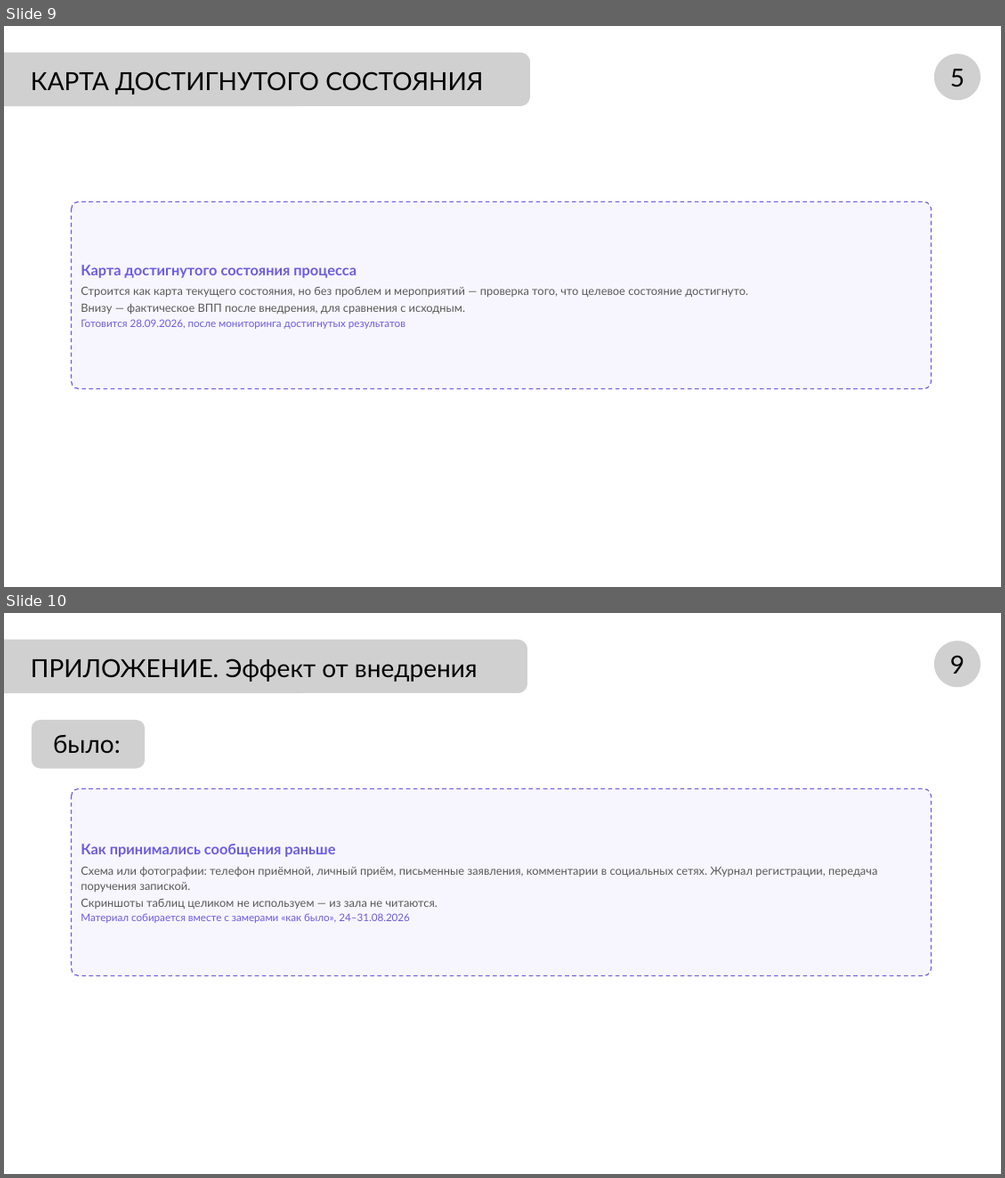
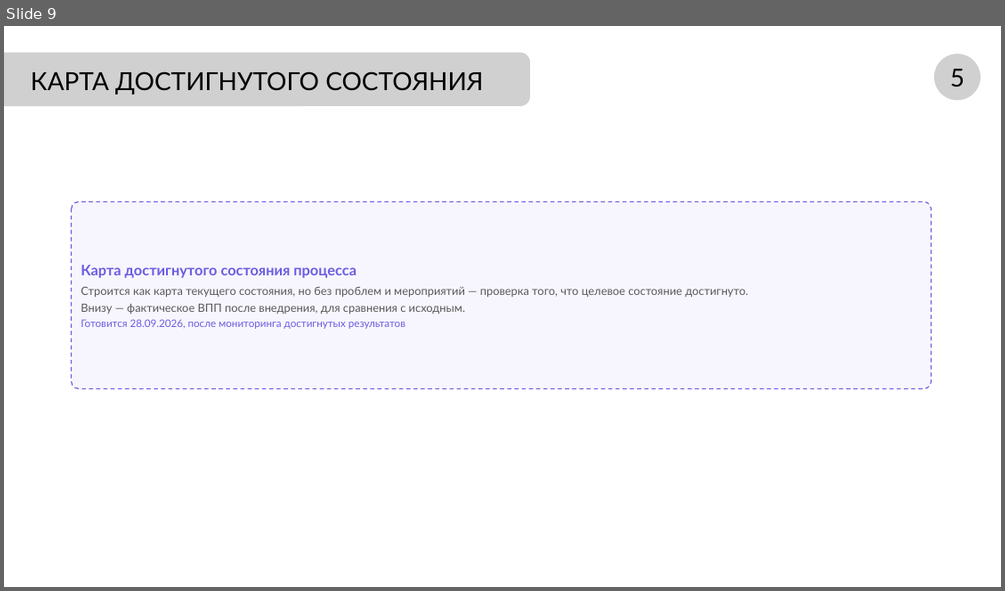
Before and after one commit to NiceGenn/Team-28-progress, a slide deck: файлы/prezentaciya-chernovik.pptx. Shown one above the other, each under a label of ours: slides 9 and 10 before the commit, slide 9 after it. The pictures are 1005x1178 and 1005x591 pixels, drawn with LibreOffice and Linux fonts; fonts in the diff are those of the drawing; grey boxes stand for pictures. Boxes give left, top, right and bottom in pixels: in the first picture for what was removed or moved away, otherwise in the second. Text is boxed around its words. In the diff, an @@ line names an element or a change of style, - is before the commit and + after.

```diff
--- a/файлы/prezentaciya-chernovik.pptx
+++ b/файлы/prezentaciya-chernovik.pptx
@@ slide 10 removed at [4, 613, 1001, 1174], background #FFFFFF @@
@@ picture removed at [4, 639, 527, 693] @@
@@ text removed at [31, 658, 477, 682] @@
-ПРИЛОЖЕНИЕ. Эффект от внедрения
@@ picture removed at [934, 641, 980, 687] @@
@@ text removed at [950, 655, 964, 674] @@
-9
@@ picture removed at [32, 720, 145, 768] @@
@@ text removed at [53, 735, 121, 753] @@
-было:
@@ rounded rectangle removed at [72, 788, 931, 976] @@
-Как принимались сообщения раньше
-Схема или фотографии: телефон приёмной, личный приём, письменные заявления, комментарии в социальных сетях. Журнал регистрации, передача поручения запиской.
-Скриншоты таблиц целиком не используем — из зала не читаются.
-Материал собирается вместе с замерами «как было», 24–31.08.2026
```
Also in this commit, not shown: 3 slides changed, 1 slide added, 9 other files.
